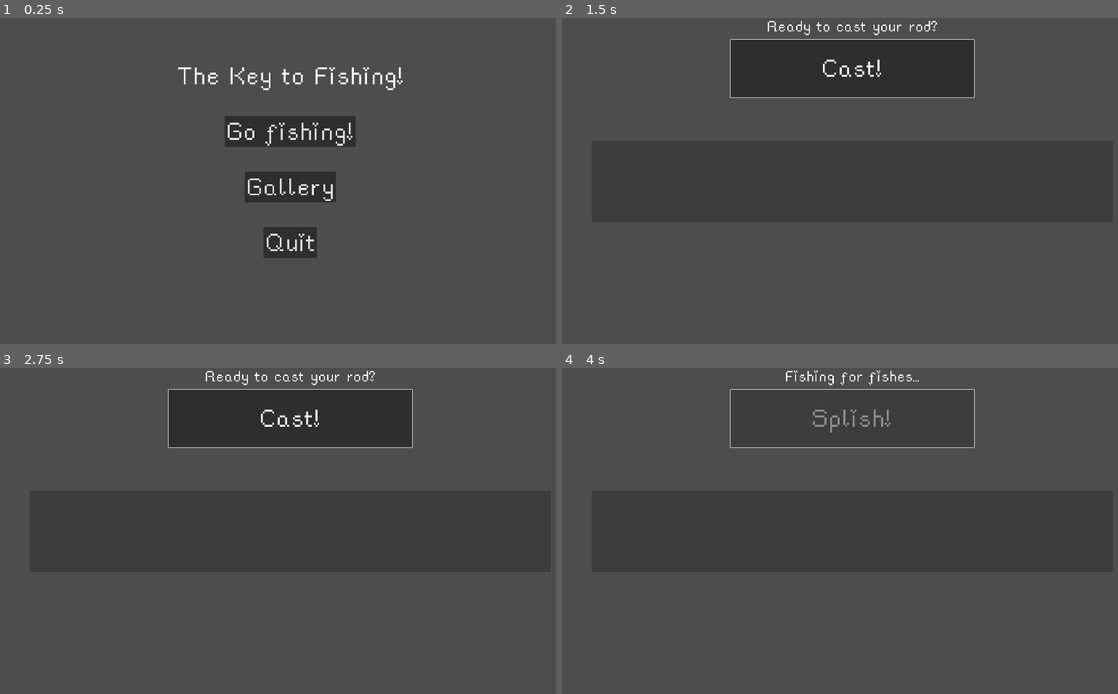
Above: before the commit, frames 1-4 (two rows, left to right).
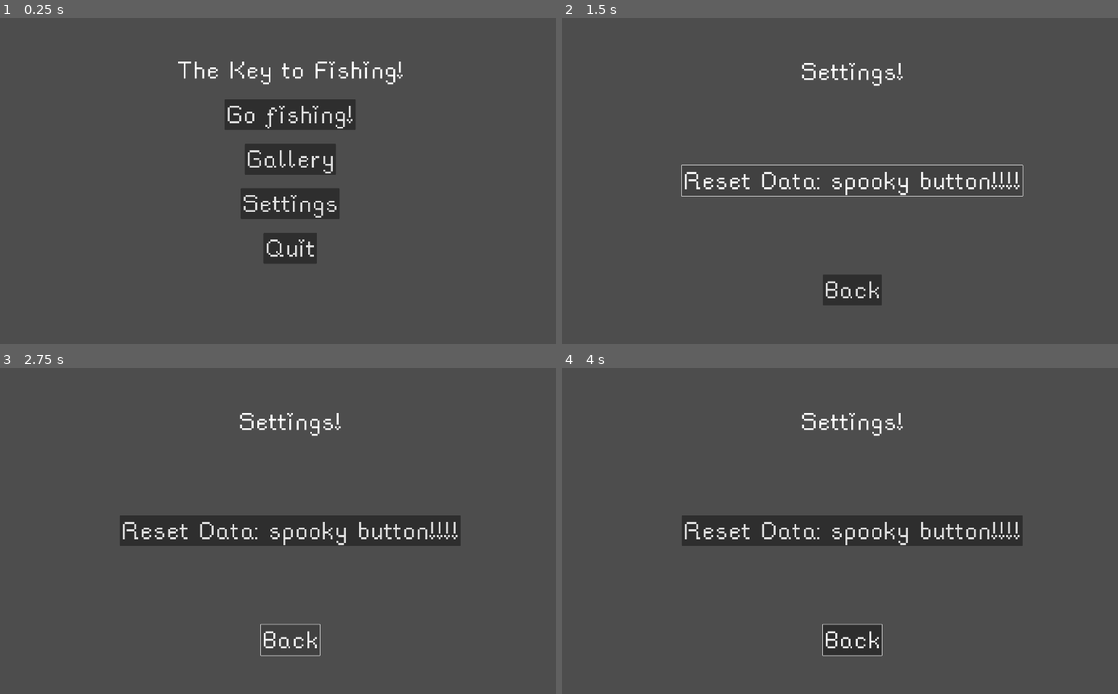
Above: after the commit, the same moments.

Repository: flowerFawn/the-key-to-fishing
Game: Godot game, scene res://scenes/main_menu.tscn
The game is run twice, just before and just after one commit, with the same random seed, the same clock (stepped at 60 frames per second) and the same inputs.
Inputs (mouse positions are in pixels of both pictures, inside the frame that each line leads up to):
- Up to frame 1 (0.25 s): no input
- Up to frame 2 (1.5 s): click "Go fishing!" (after the commit: "Settings") at 0.5 s; click (851, 181) at 1.25 s, where only the run after the commit has a clickable "Reset Data: spooky button!!!!"
- Up to frame 3 (2.75 s): click (289, 638) at 2 s, where only the run after the commit has a clickable "Back"
- Up to frame 4 (4 s): click (851, 420) at 2.75 s, where only the run before the commit has a clickable "Cast!"

The runs differ from the first frame. In frame 1, 6.7% of the frame differs, in the area x 32-73%, y 13-76%; in frame 2, 10%, in the area x 21-84%, y 0-89%; in frame 3, 9.3%; in frame 4, 2.8%.

Commit message:
added settings menu and the option to reset fish data
the default fish lists were also slightly updated

Diff:
--- a/fish_lists/default fish lists/easy.json
+++ b/fish_lists/default fish lists/easy.json
@@ -41,8 +41,8 @@
 		"desc": "Not a kbity qwq. Kinda like catgirls but less of them are transgender.",
 		"image": "res://assets/fish_images/catfish.png",
 		"name": "Catfish",
-		"size": "big",
-		"weight": 100
+		"size": "medium",
+		"weight": 30
 	},
 	{
 		"biggest_catch": 0,
--- a/fish_lists/default fish lists/medium.json
+++ b/fish_lists/default fish lists/medium.json
@@ -1,3 +1,4 @@
+
 [
 	{
 		"biggest_catch": 0,
@@ -122,7 +123,7 @@
 		"desc": "To be honest, the pattern looks closer to a zebra; though I doubt 'zebra shark' would sound as good",
 		"image": "res://assets/fish_images/tiger shark.png",
 		"name": "Tiger shark",
-		"size": "medium",
+		"size": "huge",
 		"weight": 2000
 	}
 ]
--- a/fish_lists/easy.json
+++ b/fish_lists/easy.json
@@ -70,5 +70,5 @@
 		"name": "Gnome",
 		"size": "small",
 		"weight": 4
-	},
+	}
 ]
--- a/scenes/main_menu.tscn
+++ b/scenes/main_menu.tscn
@@ -44,6 +44,13 @@
 size_flags_vertical = 6
 text = "Gallery"
 
+[node name="Play2" type="Button" parent="VBoxContainer"]
+layout_mode = 2
+size_flags_horizontal = 4
+size_flags_vertical = 6
+text = "Settings
+"
+
 [node name="Quit" type="Button" parent="VBoxContainer"]
 layout_mode = 2
 size_flags_horizontal = 4
@@ -51,4 +58,5 @@
 text = "Quit"
 
 [connection signal="pressed" from="VBoxContainer/Play" to="." method="load_new_scene" binds= ["res://scenes/difficulty_select.tscn"]]
+[connection signal="pressed" from="VBoxContainer/Play2" to="." method="load_new_scene" binds= ["res://scenes/settings.tscn"]]
 [connection signal="pressed" from="VBoxContainer/Quit" to="." method="quit"]
--- /dev/null
+++ b/scenes/settings.tscn
@@ -0,0 +1,48 @@
+[gd_scene load_steps=3 format=3 uid="uid://52a1nk4wpguw"]
+
+[ext_resource type="Theme" uid="uid://qjmal2ehrfr1" path="res://assets/themes/main_theme.tres" id="1_tcbd3"]
+[ext_resource type="Script" path="res://settings.gd" id="2_bjc8q"]
+
+[node name="MainMenu" type="Control"]
+layout_mode = 3
+anchors_preset = 15
+anchor_right = 1.0
+anchor_bottom = 1.0
+grow_horizontal = 2
+grow_vertical = 2
+theme = ExtResource("1_tcbd3")
+script = ExtResource("2_bjc8q")
+
+[node name="VBoxContainer" type="VBoxContainer" parent="."]
+layout_mode = 1
+anchors_preset = -1
+anchor_top = 0.094
+anchor_right = 1.0
+anchor_bottom = 0.774
+offset_top = -101.52
+offset_bottom = 244.08
+grow_horizontal = 2
+grow_vertical = 2
+alignment = 1
+
+[node name="Label" type="Label" parent="VBoxContainer"]
+layout_mode = 2
+size_flags_vertical = 6
+theme_override_font_sizes/font_size = 100
+text = "Settings!"
+horizontal_alignment = 1
+
+[node name="ResetData" type="Button" parent="VBoxContainer"]
+layout_mode = 2
+size_flags_horizontal = 4
+size_flags_vertical = 6
+text = "Reset Data: spooky button!!!!"
+
+[node name="Back" type="Button" parent="VBoxContainer"]
+layout_mode = 2
+size_flags_horizontal = 4
+size_flags_vertical = 6
+text = "Back"
+
+[connection signal="pressed" from="VBoxContainer/ResetData" to="." method="reset_data"]
+[connection signal="pressed" from="VBoxContainer/Back" to="." method="reset_data"]
--- a/scripts/main_menu.gd
+++ b/scripts/main_menu.gd
@@ -7,7 +7,7 @@
 
 
 # Called every frame. 'delta' is the elapsed time since the previous frame.
-func _process(delta: float) -> void:
+func _process(_delta: float) -> void:
 	pass
 
 
--- /dev/null
+++ b/settings.gd
@@ -0,0 +1,27 @@
+extends Control
+
+
+# Called when the node enters the scene tree for the first time.
+func _ready() -> void:
+	pass # Replace with function body.
+
+
+# Called every frame. 'delta' is the elapsed time since the previous frame.
+func _process(_delta: float) -> void:
+	pass
+
+
+func back_to_main_menu():
+	get_tree().change_scene_to_file("res://scenes/main_menu.tscn")
+
+
+func reset_data():
+	#goes through the default json files, and overwrites the user jsons with the same name with the contents of the default.
+	var defaults = DirAccess.open("res://fish_lists/default fish lists/")
+	var user_file = FileAccess
+	var default_data: Array = []
+	for default_file in defaults.get_files():
+		default_data = load("res://fish_lists/default fish lists/%s" % default_file).data
+		user_file = FileAccess.open("res://fish_lists/%s" % default_file, FileAccess.WRITE)
+		user_file.store_string(JSON.stringify(default_data, "\t"))
+		user_file.close()
